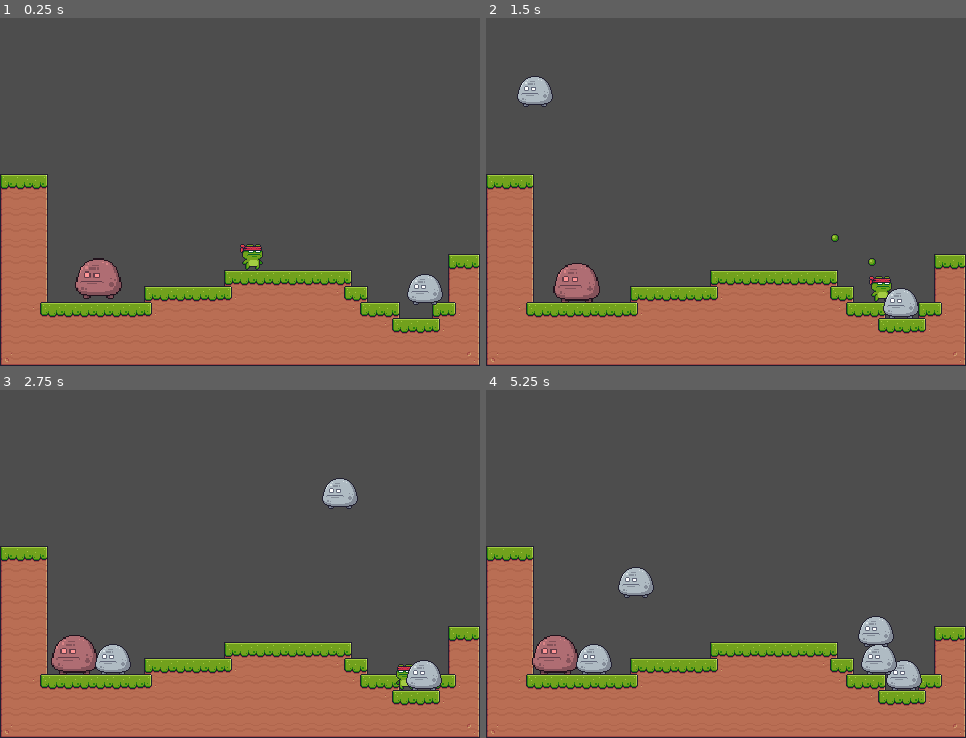
Above: before the commit, frames 1-4 (two rows, left to right).
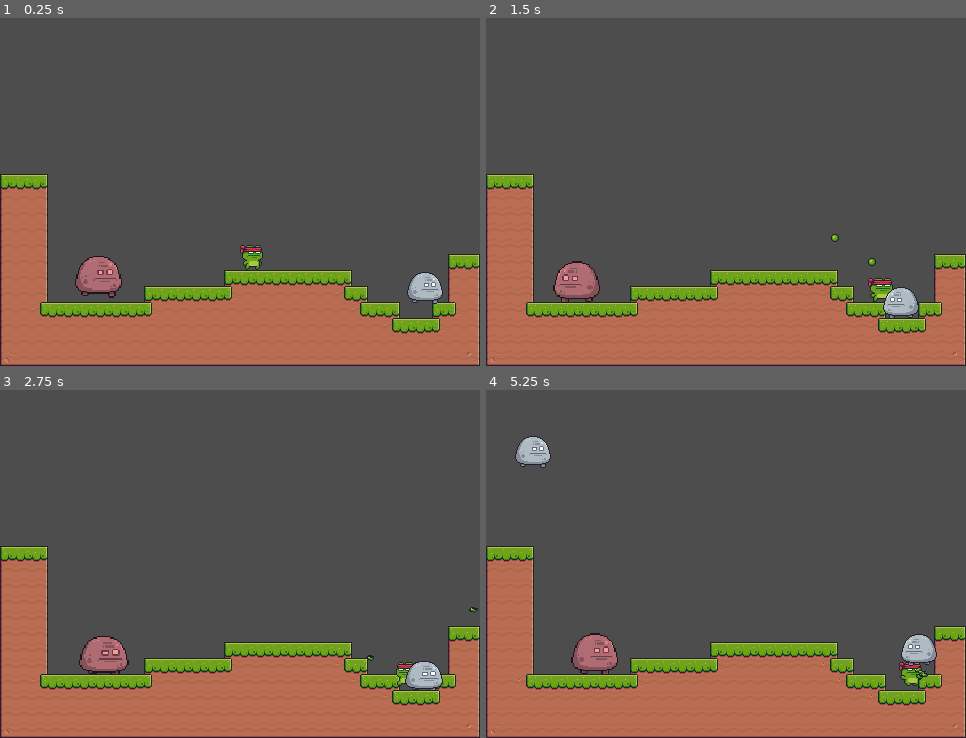
Above: after the commit, the same moments.

Repository: unimelb-game-makers/2025-s1-godot-workshop
Game: Godot game, scene res://Scenes/test_level.tscn
Same seed, same stepped clock (60 frames per second), same inputs: the game is played once before the commit and once after it.
Inputs:
- Up to frame 1 (0.25 s): no input
- Up to frame 2 (1.5 s): tap Enter (ui_accept) at 0.5, 0.77 s; hold Right (ui_right) from 0.53 s (still down); tap C (Shoot) at 0.6, 1.35 s
- Up to frame 3 (2.75 s): tap Enter (ui_accept) at 1.52 s; release Right (ui_right) at 2.03 s; hold Left (ui_left) from 2.03 s (still down); tap C (Shoot) at 2.1 s
- Up to frame 4 (5.25 s): release Left (ui_left) at 2.78 s; hold Right (ui_right) 2.78-4.28 s; tap C (Shoot) every 0.75 s from 2.85 to 5.1 s; tap Enter (ui_accept) at 3.02, 3.77, 4.52 s; hold Left (ui_left) 4.28-5.03 s; hold Right (ui_right) from 5.03 s (still down)

The runs differ from the first frame. In frame 1, 1.1% of the frame differs, in the area x 15-93%, y 64-83%; in frame 2, 1.2%; in frame 3, 2.4%; in frame 4, 4.7%, in the area x 6-94%, y 13-87%.

Commit message:
Animations + Bullets break

Diff:
--- a/Scenes/bullet.gd
+++ b/Scenes/bullet.gd
@@ -4,21 +4,32 @@
 var speed : float = 100
 var damage : int = 1
 
+# Access animations
+@onready var animation_player := $AnimationPlayer
+@onready var collision_shape := $CollisionShape2D
+@onready var area2d_collision_shape := $Area2D/CollisionShape2D
+
 # Direction is set to 0 so it can be modified in other scripts
 var direction : Vector2 = Vector2.ZERO
 
 # Runs every frame
-func _physics_process(delta: float) -> void:
+func _physics_process(_delta: float) -> void:
 	# Set velocity
 	velocity = speed * direction
 
 	# The function move_and_slide returns True if there is a collision
 	# If the bullet collides with an object now, whether its the enemy or a wall, it will break
 	if move_and_slide():
-		queue_free()
+		break_bullet()
 
 # If a body enters this bullet's Area2D, it will signal this function to run,
 # calling the damage function on that body.
 func _on_area_2d_body_entered(body: Node2D) -> void:
 	body.damage(damage)
-	queue_free()
+	break_bullet()
+
+func break_bullet() -> void:
+	# Stop detecting collisions
+	collision_shape.set_deferred("disabled", true)
+	area2d_collision_shape.set_deferred("disabled", true)
+	animation_player.play("Break")
--- a/Scenes/bullet.tscn
+++ b/Scenes/bullet.tscn
@@ -1,13 +1,305 @@
-[gd_scene load_steps=5 format=3 uid="uid://dsh2k8suhfhrg"]
+[gd_scene load_steps=9 format=3 uid="uid://dsh2k8suhfhrg"]
 
 [ext_resource type="Script" path="res://Scenes/bullet.gd" id="1_843ku"]
 [ext_resource type="Texture2D" uid="uid://l8sykh0ldfs6" path="res://Resources/Character/Bullet.png" id="1_ren3o"]
+[ext_resource type="Texture2D" uid="uid://dpeuc5bshspbt" path="res://Resources/Character/Bullet Pieces (16x16).png" id="3_13xu0"]
 
 [sub_resource type="CircleShape2D" id="CircleShape2D_obr7u"]
 radius = 3.0
 
 [sub_resource type="CircleShape2D" id="CircleShape2D_jlcxu"]
 radius = 5.09902
+
+[sub_resource type="Animation" id="Animation_x1apg"]
+resource_name = "Break"
+length = 0.200003
+tracks/0/type = "value"
+tracks/0/imported = false
+tracks/0/enabled = true
+tracks/0/path = NodePath("Bullet Scraps:visible")
+tracks/0/interp = 1
+tracks/0/loop_wrap = true
+tracks/0/keys = {
+"times": PackedFloat32Array(0),
+"transitions": PackedFloat32Array(1),
+"update": 1,
+"values": [true]
+}
+tracks/1/type = "value"
+tracks/1/imported = false
+tracks/1/enabled = true
+tracks/1/path = NodePath("Sprite2D:visible")
+tracks/1/interp = 1
+tracks/1/loop_wrap = true
+tracks/1/keys = {
+"times": PackedFloat32Array(0),
+"transitions": PackedFloat32Array(1),
+"update": 1,
+"values": [false]
+}
+tracks/2/type = "value"
+tracks/2/imported = false
+tracks/2/enabled = true
+tracks/2/path = NodePath("Bullet Scraps/Bullet Scrap 1:position")
+tracks/2/interp = 1
+tracks/2/loop_wrap = true
+tracks/2/keys = {
+"times": PackedFloat32Array(0, 0.2),
+"transitions": PackedFloat32Array(1, 1),
+"update": 0,
+"values": [Vector2(0, 0), Vector2(8, -9)]
+}
+tracks/3/type = "value"
+tracks/3/imported = false
+tracks/3/enabled = true
+tracks/3/path = NodePath("Bullet Scraps/Bullet Scrap 1:rotation")
+tracks/3/interp = 1
+tracks/3/loop_wrap = true
+tracks/3/keys = {
+"times": PackedFloat32Array(0, 0.2),
+"transitions": PackedFloat32Array(1, 1),
+"update": 0,
+"values": [0.0, -0.570723]
+}
+tracks/4/type = "value"
+tracks/4/imported = false
+tracks/4/enabled = true
+tracks/4/path = NodePath("Bullet Scraps/Bullet Scrap 2:position")
+tracks/4/interp = 1
+tracks/4/loop_wrap = true
+tracks/4/keys = {
+"times": PackedFloat32Array(0, 0.2),
+"transitions": PackedFloat32Array(1, 1),
+"update": 0,
+"values": [Vector2(0, 0), Vector2(13, -3)]
+}
+tracks/5/type = "value"
+tracks/5/imported = false
+tracks/5/enabled = true
+tracks/5/path = NodePath("Bullet Scraps/Bullet Scrap 2:rotation")
+tracks/5/interp = 1
+tracks/5/loop_wrap = true
+tracks/5/keys = {
+"times": PackedFloat32Array(0, 0.2),
+"transitions": PackedFloat32Array(1, 1),
+"update": 0,
+"values": [0.0, 0.427606]
+}
+tracks/6/type = "value"
+tracks/6/imported = false
+tracks/6/enabled = true
+tracks/6/path = NodePath("Bullet Scraps/Bullet Scrap 3:position")
+tracks/6/interp = 1
+tracks/6/loop_wrap = true
+tracks/6/keys = {
+"times": PackedFloat32Array(0, 0.2),
+"transitions": PackedFloat32Array(1, 1),
+"update": 0,
+"values": [Vector2(0, 0), Vector2(20, 2)]
+}
+tracks/7/type = "value"
+tracks/7/imported = false
+tracks/7/enabled = true
+tracks/7/path = NodePath("Bullet Scraps/Bullet Scrap 3:rotation")
+tracks/7/interp = 1
+tracks/7/loop_wrap = true
+tracks/7/keys = {
+"times": PackedFloat32Array(0, 0.2),
+"transitions": PackedFloat32Array(1, 1),
+"update": 0,
+"values": [0.0, 0.71384]
+}
+tracks/8/type = "value"
+tracks/8/imported = false
+tracks/8/enabled = true
+tracks/8/path = NodePath("Bullet Scraps/Bullet Scrap 4:position")
+tracks/8/interp = 1
+tracks/8/loop_wrap = true
+tracks/8/keys = {
+"times": PackedFloat32Array(0, 0.2),
+"transitions": PackedFloat32Array(1, 1),
+"update": 0,
+"values": [Vector2(0, 0), Vector2(8, 5)]
+}
+tracks/9/type = "value"
+tracks/9/imported = false
+tracks/9/enabled = true
+tracks/9/path = NodePath("Bullet Scraps/Bullet Scrap 4:rotation")
+tracks/9/interp = 1
+tracks/9/loop_wrap = true
+tracks/9/keys = {
+"times": PackedFloat32Array(0, 0.2),
+"transitions": PackedFloat32Array(1, 1),
+"update": 0,
+"values": [0.0, 1.42768]
+}
+tracks/10/type = "value"
+tracks/10/imported = false
+tracks/10/enabled = true
+tracks/10/path = NodePath("Bullet Scraps:modulate")
+tracks/10/interp = 1
+tracks/10/loop_wrap = true
+tracks/10/keys = {
+"times": PackedFloat32Array(0.1, 0.2),
+"transitions": PackedFloat32Array(1, 1),
+"update": 0,
+"values": [Color(1, 1, 1, 1), Color(1, 1, 1, 0)]
+}
+tracks/11/type = "method"
+tracks/11/imported = false
+tracks/11/enabled = true
+tracks/11/path = NodePath(".")
+tracks/11/interp = 1
+tracks/11/loop_wrap = true
+tracks/11/keys = {
+"times": PackedFloat32Array(0.2),
+"transitions": PackedFloat32Array(1),
+"values": [{
+"args": [],
+"method": &"queue_free"
+}]
+}
+
+[sub_resource type="Animation" id="Animation_ye1up"]
+length = 0.001
+tracks/0/type = "value"
+tracks/0/imported = false
+tracks/0/enabled = true
+tracks/0/path = NodePath("Bullet Scraps:visible")
+tracks/0/interp = 1
+tracks/0/loop_wrap = true
+tracks/0/keys = {
+"times": PackedFloat32Array(0),
+"transitions": PackedFloat32Array(1),
+"update": 1,
+"values": [false]
+}
+tracks/1/type = "value"
+tracks/1/imported = false
+tracks/1/enabled = true
+tracks/1/path = NodePath("Sprite2D:visible")
+tracks/1/interp = 1
+tracks/1/loop_wrap = true
+tracks/1/keys = {
+"times": PackedFloat32Array(0),
+"transitions": PackedFloat32Array(1),
+"update": 1,
+"values": [true]
+}
+tracks/2/type = "value"
+tracks/2/imported = false
+tracks/2/enabled = true
+tracks/2/path = NodePath("Bullet Scraps/Bullet Scrap 1:position")
+tracks/2/interp = 1
+tracks/2/loop_wrap = true
+tracks/2/keys = {
+"times": PackedFloat32Array(0),
+"transitions": PackedFloat32Array(1),
+"update": 0,
+"values": [Vector2(0, 0)]
+}
+tracks/3/type = "value"
+tracks/3/imported = false
+tracks/3/enabled = true
+tracks/3/path = NodePath("Bullet Scraps/Bullet Scrap 1:rotation")
+tracks/3/interp = 1
+tracks/3/loop_wrap = true
+tracks/3/keys = {
+"times": PackedFloat32Array(0),
+"transitions": PackedFloat32Array(1),
+"update": 0,
+"values": [0.0]
+}
+tracks/4/type = "value"
+tracks/4/imported = false
+tracks/4/enabled = true
+tracks/4/path = NodePath("Bullet Scraps/Bullet Scrap 2:position")
+tracks/4/interp = 1
+tracks/4/loop_wrap = true
+tracks/4/keys = {
+"times": PackedFloat32Array(0),
+"transitions": PackedFloat32Array(1),
+"update": 0,
+"values": [Vector2(0, 0)]
+}
+tracks/5/type = "value"
+tracks/5/imported = false
+tracks/5/enabled = true
+tracks/5/path = NodePath("Bullet Scraps/Bullet Scrap 2:rotation")
+tracks/5/interp = 1
+tracks/5/loop_wrap = true
+tracks/5/keys = {
+"times": PackedFloat32Array(0),
+"transitions": PackedFloat32Array(1),
+"update": 0,
+"values": [0.0]
+}
+tracks/6/type = "value"
+tracks/6/imported = false
+tracks/6/enabled = true
+tracks/6/path = NodePath("Bullet Scraps/Bullet Scrap 3:position")
+tracks/6/interp = 1
+tracks/6/loop_wrap = true
+tracks/6/keys = {
+"times": PackedFloat32Array(0),
+"transitions": PackedFloat32Array(1),
+"update": 0,
+"values": [Vector2(0, 0)]
+}
+tracks/7/type = "value"
+tracks/7/imported = false
+tracks/7/enabled = true
+tracks/7/path = NodePath("Bullet Scraps/Bullet Scrap 3:rotation")
+tracks/7/interp = 1
+tracks/7/loop_wrap = true
+tracks/7/keys = {
+"times": PackedFloat32Array(0),
+"transitions": PackedFloat32Array(1),
+"update": 0,
+"values": [0.0]
+}
+tracks/8/type = "value"
+tracks/8/imported = false
+tracks/8/enabled = true
+tracks/8/path = NodePath("Bullet Scraps/Bullet Scrap 4:position")
+tracks/8/interp = 1
+tracks/8/loop_wrap = true
+tracks/8/keys = {
+"times": PackedFloat32Array(0),
+"transitions": PackedFloat32Array(1),
+"update": 0,
+"values": [Vector2(0, 0)]
+}
+tracks/9/type = "value"
+tracks/9/imported = false
+tracks/9/enabled = true
+tracks/9/path = NodePath("Bullet Scraps/Bullet Scrap 4:rotation")
+tracks/9/interp = 1
+tracks/9/loop_wrap = true
+tracks/9/keys = {
+"times": PackedFloat32Array(0),
+"transitions": PackedFloat32Array(1),
+"update": 0,
+"values": [0.0]
+}
+tracks/10/type = "value"
+tracks/10/imported = false
+tracks/10/enabled = true
+tracks/10/path = NodePath("Bullet Scraps:modulate")
+tracks/10/interp = 1
+tracks/10/loop_wrap = true
+tracks/10/keys = {
+"times": PackedFloat32Array(0),
+"transitions": PackedFloat32Array(1),
+"update": 0,
+"values": [Color(1, 1, 1, 1)]
+}
+
+[sub_resource type="AnimationLibrary" id="AnimationLibrary_3j66n"]
+_data = {
+"Break": SubResource("Animation_x1apg"),
+"RESET": SubResource("Animation_ye1up")
+}
 
 [node name="Bullet" type="CharacterBody2D"]
 collision_layer = 0
@@ -21,6 +313,27 @@
 [node name="CollisionShape2D" type="CollisionShape2D" parent="."]
 shape = SubResource("CircleShape2D_obr7u")
 
+[node name="Bullet Scraps" type="Node2D" parent="."]
+visible = false
+
+[node name="Bullet Scrap 1" type="Sprite2D" parent="Bullet Scraps"]
+texture = ExtResource("3_13xu0")
+hframes = 2
+
+[node name="Bullet Scrap 2" type="Sprite2D" parent="Bullet Scraps"]
+texture = ExtResource("3_13xu0")
+hframes = 2
+frame = 1
+
+[node name="Bullet Scrap 3" type="Sprite2D" parent="Bullet Scraps"]
+texture = ExtResource("3_13xu0")
+hframes = 2
+
+[node name="Bullet Scrap 4" type="Sprite2D" parent="Bullet Scraps"]
+texture = ExtResource("3_13xu0")
+hframes = 2
+frame = 1
+
 [node name="Area2D" type="Area2D" parent="."]
 collision_layer = 0
 collision_mask = 2
@@ -28,4 +341,9 @@
 [node name="CollisionShape2D" type="CollisionShape2D" parent="Area2D"]
 shape = SubResource("CircleShape2D_jlcxu")
 
+[node name="AnimationPlayer" type="AnimationPlayer" parent="."]
+libraries = {
+"": SubResource("AnimationLibrary_3j66n")
+}
+
 [connection signal="body_entered" from="Area2D" to="." method="_on_area_2d_body_entered"]
--- a/Scenes/player.gd
+++ b/Scenes/player.gd
@@ -7,7 +7,7 @@
 # "Calls" a child of this node so its parameters can be directly adjusted
 # @onready tells the script to assign this value when this scene is initialised;
 # A scene cannot access it's children before it is initialised
-@onready var sprite : Sprite2D = $Sprite2D
+@onready var sprite := $AnimatedSprite2D
 
 # @export allows a value to be adjusted in the "inspector" panel in Godot.
 @export var health : int = 10
@@ -36,12 +36,14 @@
 	if direction:
 		velocity.x = direction * SPEED
 		# Flip sprite based on direction
+		sprite.animation = "Run"
 		if direction > 0: # Right
 			sprite.flip_h = false
 		elif direction < 0: # Left
 			sprite.flip_h = true
 	# Deceleration if no input button is pressed
 	else:
+		sprite.animation = "Idle"
 		velocity.x = move_toward(velocity.x, 0, SPEED)
 
 	# Function to move player
--- a/Scenes/player.tscn
+++ b/Scenes/player.tscn
@@ -1,7 +1,182 @@
-[gd_scene load_steps=4 format=3 uid="uid://cswqby3b5lqm7"]
+[gd_scene load_steps=29 format=3 uid="uid://cswqby3b5lqm7"]
 
-[ext_resource type="Texture2D" uid="uid://biykd87vy8uux" path="res://Resources/Character/Character.png" id="1_5v80h"]
 [ext_resource type="Script" path="res://Scenes/player.gd" id="1_47wpc"]
+[ext_resource type="Texture2D" uid="uid://bvpy616pvu0l2" path="res://Resources/Character/Idle (32x32).png" id="2_pyrkw"]
+[ext_resource type="Texture2D" uid="uid://dawqn1aqfe0pf" path="res://Resources/Character/Run (32x32).png" id="3_bh5c6"]
+
+[sub_resource type="AtlasTexture" id="AtlasTexture_c0wj2"]
+atlas = ExtResource("2_pyrkw")
+region = Rect2(0, 0, 32, 32)
+
+[sub_resource type="AtlasTexture" id="AtlasTexture_xeuaq"]
+atlas = ExtResource("2_pyrkw")
+region = Rect2(32, 0, 32, 32)
+
+[sub_resource type="AtlasTexture" id="AtlasTexture_8twkd"]
+atlas = ExtResource("2_pyrkw")
+region = Rect2(64, 0, 32, 32)
+
+[sub_resource type="AtlasTexture" id="AtlasTexture_hl802"]
+atlas = ExtResource("2_pyrkw")
+region = Rect2(96, 0, 32, 32)
+
+[sub_resource type="AtlasTexture" id="AtlasTexture_03n0s"]
+atlas = ExtResource("2_pyrkw")
+region = Rect2(128, 0, 32, 32)
+
+[sub_resource type="AtlasTexture" id="AtlasTexture_6mu71"]
+atlas = ExtResource("2_pyrkw")
+region = Rect2(160, 0, 32, 32)
+
+[sub_resource type="AtlasTexture" id="AtlasTexture_v337h"]
+atlas = ExtResource("2_pyrkw")
+region = Rect2(192, 0, 32, 32)
+
+[sub_resource type="AtlasTexture" id="AtlasTexture_tkxfa"]
+atlas = ExtResource("2_pyrkw")
+region = Rect2(224, 0, 32, 32)
+
+[sub_resource type="AtlasTexture" id="AtlasTexture_6jprw"]
+atlas = ExtResource("2_pyrkw")
+region = Rect2(256, 0, 32, 32)
+
+[sub_resource type="AtlasTexture" id="AtlasTexture_ju53r"]
+atlas = ExtResource("2_pyrkw")
+region = Rect2(288, 0, 32, 32)
+
+[sub_resource type="AtlasTexture" id="AtlasTexture_61l81"]
+atlas = ExtResource("2_pyrkw")
+region = Rect2(320, 0, 32, 32)
+
+[sub_resource type="AtlasTexture" id="AtlasTexture_fw6ik"]
+atlas = ExtResource("3_bh5c6")
+region = Rect2(0, 0, 32, 32)
+
+[sub_resource type="AtlasTexture" id="AtlasTexture_vk02c"]
+atlas = ExtResource("3_bh5c6")
+region = Rect2(32, 0, 32, 32)
+
+[sub_resource type="AtlasTexture" id="AtlasTexture_1w6re"]
+atlas = ExtResource("3_bh5c6")
+region = Rect2(64, 0, 32, 32)
+
+[sub_resource type="AtlasTexture" id="AtlasTexture_8mg7g"]
+atlas = ExtResource("3_bh5c6")
+region = Rect2(96, 0, 32, 32)
+
+[sub_resource type="AtlasTexture" id="AtlasTexture_cre77"]
+atlas = ExtResource("3_bh5c6")
+region = Rect2(128, 0, 32, 32)
+
+[sub_resource type="AtlasTexture" id="AtlasTexture_0avf3"]
+atlas = ExtResource("3_bh5c6")
+region = Rect2(160, 0, 32, 32)
+
+[sub_resource type="AtlasTexture" id="AtlasTexture_xkgq5"]
+atlas = ExtResource("3_bh5c6")
+region = Rect2(192, 0, 32, 32)
+
+[sub_resource type="AtlasTexture" id="AtlasTexture_4smcj"]
+atlas = ExtResource("3_bh5c6")
+region = Rect2(224, 0, 32, 32)
+
+[sub_resource type="AtlasTexture" id="AtlasTexture_uxlw0"]
+atlas = ExtResource("3_bh5c6")
+region = Rect2(256, 0, 32, 32)
+
+[sub_resource type="AtlasTexture" id="AtlasTexture_3mk81"]
+atlas = ExtResource("3_bh5c6")
+region = Rect2(288, 0, 32, 32)
+
+[sub_resource type="AtlasTexture" id="AtlasTexture_vfvci"]
+atlas = ExtResource("3_bh5c6")
+region = Rect2(320, 0, 32, 32)
+
+[sub_resource type="AtlasTexture" id="AtlasTexture_xehpc"]
+atlas = ExtResource("3_bh5c6")
+region = Rect2(352, 0, 32, 32)
+
+[sub_resource type="SpriteFrames" id="SpriteFrames_t4llm"]
+animations = [{
+"frames": [{
+"duration": 1.0,
+"texture": SubResource("AtlasTexture_c0wj2")
+}, {
+"duration": 1.0,
+"texture": SubResource("AtlasTexture_xeuaq")
+}, {
+"duration": 1.0,
+"texture": SubResource("AtlasTexture_8twkd")
+}, {
+"duration": 1.0,
+"texture": SubResource("AtlasTexture_hl802")
+}, {
+"duration": 1.0,
+"texture": SubResource("AtlasTexture_03n0s")
+}, {
+"duration": 1.0,
+"texture": SubResource("AtlasTexture_6mu71")
+}, {
+"duration": 1.0,
+"texture": SubResource("AtlasTexture_v337h")
+}, {
+"duration": 1.0,
+"texture": SubResource("AtlasTexture_tkxfa")
+}, {
+"duration": 1.0,
+"texture": SubResource("AtlasTexture_6jprw")
+}, {
+"duration": 1.0,
+"texture": SubResource("AtlasTexture_ju53r")
+}, {
+"duration": 1.0,
+"texture": SubResource("AtlasTexture_61l81")
+}],
+"loop": true,
+"name": &"Idle",
+"speed": 12.0
+}, {
+"frames": [{
+"duration": 1.0,
+"texture": SubResource("AtlasTexture_fw6ik")
+}, {
+"duration": 1.0,
+"texture": SubResource("AtlasTexture_vk02c")
+}, {
+"duration": 1.0,
+"texture": SubResource("AtlasTexture_1w6re")
+}, {
+"duration": 1.0,
+"texture": SubResource("AtlasTexture_8mg7g")
+}, {
+"duration": 1.0,
+"texture": SubResource("AtlasTexture_cre77")
+}, {
+"duration": 1.0,
+"texture": SubResource("AtlasTexture_0avf3")
+}, {
+"duration": 1.0,
+"texture": SubResource("AtlasTexture_xkgq5")
+}, {
+"duration": 1.0,
+"texture": SubResource("AtlasTexture_4smcj")
+}, {
+"duration": 1.0,
+"texture": SubResource("AtlasTexture_uxlw0")
+}, {
+"duration": 1.0,
+"texture": SubResource("AtlasTexture_3mk81")
+}, {
+"duration": 1.0,
+"texture": SubResource("AtlasTexture_vfvci")
+}, {
+"duration": 1.0,
+"texture": SubResource("AtlasTexture_xehpc")
+}],
+"loop": true,
+"name": &"Run",
+"speed": 12.0
+}]
 
 [sub_resource type="CapsuleShape2D" id="CapsuleShape2D_yfumw"]
 radius = 7.0
@@ -11,8 +186,11 @@
 collision_mask = 4
 script = ExtResource("1_47wpc")
 
-[node name="Sprite2D" type="Sprite2D" parent="."]
-texture = ExtResource("1_5v80h")
+[node name="AnimatedSprite2D" type="AnimatedSprite2D" parent="."]
+sprite_frames = SubResource("SpriteFrames_t4llm")
+animation = &"Idle"
+autoplay = "Idle"
+frame_progress = 0.103427
 
 [node name="CollisionShape2D" type="CollisionShape2D" parent="."]
 position = Vector2(0, 3)
--- a/Scenes/rock_enemy.gd
+++ b/Scenes/rock_enemy.gd
@@ -3,6 +3,9 @@
 #Variables
 var speed:float = 50
 var direction_x:float = 1
+
+# Get sprite to face direction
+@onready var sprite := $Sprite2D
 
 # @export allows a value to be adjusted in the "inspector" panel in Godot.
 @export var health : int = 3
@@ -17,6 +20,9 @@
 	#Add Gravity
 	if not is_on_floor():
 		velocity += get_gravity() * delta
+
+	#Face Direction
+	sprite.flip_h = not (direction_x < 0)
 
 	#Move
 	velocity.x = speed * direction_x
--- a/Scenes/rock_enemy.tscn
+++ b/Scenes/rock_enemy.tscn
@@ -1,7 +1,113 @@
-[gd_scene load_steps=5 format=3 uid="uid://cpklxrdgvh2qm"]
+[gd_scene load_steps=20 format=3 uid="uid://cpklxrdgvh2qm"]
 
 [ext_resource type="Script" path="res://Scenes/rock_enemy.gd" id="1_n8jnp"]
-[ext_resource type="Texture2D" uid="uid://bs2w2a7kfdc5h" path="res://Resources/Enemies/Rock.png" id="1_ss5r7"]
+[ext_resource type="Texture2D" uid="uid://basdhmjxe2sbh" path="res://Resources/Enemies/Rock Run (38x34).png" id="2_wfj4o"]
+
+[sub_resource type="AtlasTexture" id="AtlasTexture_eelh7"]
+atlas = ExtResource("2_wfj4o")
+region = Rect2(0, 0, 38, 34)
+
+[sub_resource type="AtlasTexture" id="AtlasTexture_x51tx"]
+atlas = ExtResource("2_wfj4o")
+region = Rect2(38, 0, 38, 34)
+
+[sub_resource type="AtlasTexture" id="AtlasTexture_1xlfj"]
+atlas = ExtResource("2_wfj4o")
+region = Rect2(76, 0, 38, 34)
+
+[sub_resource type="AtlasTexture" id="AtlasTexture_rxp85"]
+atlas = ExtResource("2_wfj4o")
+region = Rect2(114, 0, 38, 34)
+
+[sub_resource type="AtlasTexture" id="AtlasTexture_lmtcu"]
+atlas = ExtResource("2_wfj4o")
+region = Rect2(152, 0, 38, 34)
+
+[sub_resource type="AtlasTexture" id="AtlasTexture_sxfg5"]
+atlas = ExtResource("2_wfj4o")
+region = Rect2(190, 0, 38, 34)
+
+[sub_resource type="AtlasTexture" id="AtlasTexture_a17sh"]
+atlas = ExtResource("2_wfj4o")
+region = Rect2(228, 0, 38, 34)
+
+[sub_resource type="AtlasTexture" id="AtlasTexture_tbkp6"]
+atlas = ExtResource("2_wfj4o")
+region = Rect2(266, 0, 38, 34)
+
+[sub_resource type="AtlasTexture" id="AtlasTexture_q4jnj"]
+atlas = ExtResource("2_wfj4o")
+region = Rect2(304, 0, 38, 34)
+
+[sub_resource type="AtlasTexture" id="AtlasTexture_docda"]
+atlas = ExtResource("2_wfj4o")
+region = Rect2(342, 0, 38, 34)
+
+[sub_resource type="AtlasTexture" id="AtlasTexture_pv7yq"]
+atlas = ExtResource("2_wfj4o")
+region = Rect2(380, 0, 38, 34)
+
+[sub_resource type="AtlasTexture" id="AtlasTexture_fo45c"]
+atlas = ExtResource("2_wfj4o")
+region = Rect2(418, 0, 38, 34)
+
+[sub_resource type="AtlasTexture" id="AtlasTexture_evjb0"]
+atlas = ExtResource("2_wfj4o")
+region = Rect2(456, 0, 38, 34)
+
+[sub_resource type="AtlasTexture" id="AtlasTexture_7u7hu"]
+atlas = ExtResource("2_wfj4o")
+region = Rect2(494, 0, 38, 34)
+
+[sub_resource type="SpriteFrames" id="SpriteFrames_1am5k"]
+animations = [{
+"frames": [{
+"duration": 1.0,
+"texture": SubResource("AtlasTexture_eelh7")
+}, {
+"duration": 1.0,
+"texture": SubResource("AtlasTexture_x51tx")
+}, {
+"duration": 1.0,
+"texture": SubResource("AtlasTexture_1xlfj")
+}, {
+"duration": 1.0,
+"texture": SubResource("AtlasTexture_rxp85")
+}, {
+"duration": 1.0,
+"texture": SubResource("AtlasTexture_lmtcu")
+}, {
+"duration": 1.0,
+"texture": SubResource("AtlasTexture_sxfg5")
+}, {
+"duration": 1.0,
+"texture": SubResource("AtlasTexture_a17sh")
+}, {
+"duration": 1.0,
+"texture": SubResource("AtlasTexture_tbkp6")
+}, {
+"duration": 1.0,
+"texture": SubResource("AtlasTexture_q4jnj")
+}, {
+"duration": 1.0,
+"texture": SubResource("AtlasTexture_docda")
+}, {
+"duration": 1.0,
+"texture": SubResource("AtlasTexture_pv7yq")
+}, {
+"duration": 1.0,
+"texture": SubResource("AtlasTexture_fo45c")
+}, {
+"duration": 1.0,
+"texture": SubResource("AtlasTexture_evjb0")
+}, {
+"duration": 1.0,
+"texture": SubResource("AtlasTexture_7u7hu")
+}],
+"loop": true,
+"name": &"default",
+"speed": 12.0
+}]
 
 [sub_resource type="CircleShape2D" id="CircleShape2D_2brr3"]
 radius = 14.0
@@ -14,8 +120,10 @@
 collision_mask = 7
 script = ExtResource("1_n8jnp")
 
-[node name="Sprite2D" type="Sprite2D" parent="."]
-texture = ExtResource("1_ss5r7")
+[node name="Sprite2D" type="AnimatedSprite2D" parent="."]
+sprite_frames = SubResource("SpriteFrames_1am5k")
+autoplay = "default"
+frame_progress = 0.342569
 
 [node name="CollisionShape2D" type="CollisionShape2D" parent="."]
 position = Vector2(0, 2)
--- a/Scenes/test_level.tscn
+++ b/Scenes/test_level.tscn
@@ -37,7 +37,7 @@
 attack_damage = 4
 
 [node name="Timer" type="Timer" parent="."]
-wait_time = 1.16
+wait_time = 4.945
 autostart = true
 
 [node name="StaticBody2D" type="StaticBody2D" parent="."]
